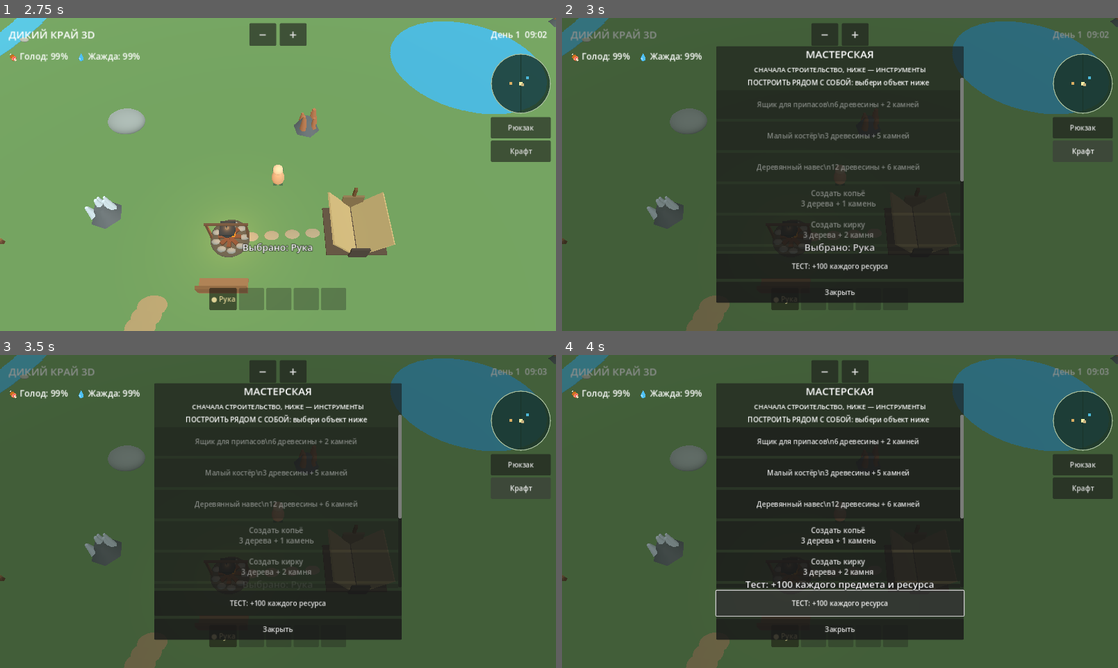
Above: before the commit, frames 1-4 (two rows, left to right).
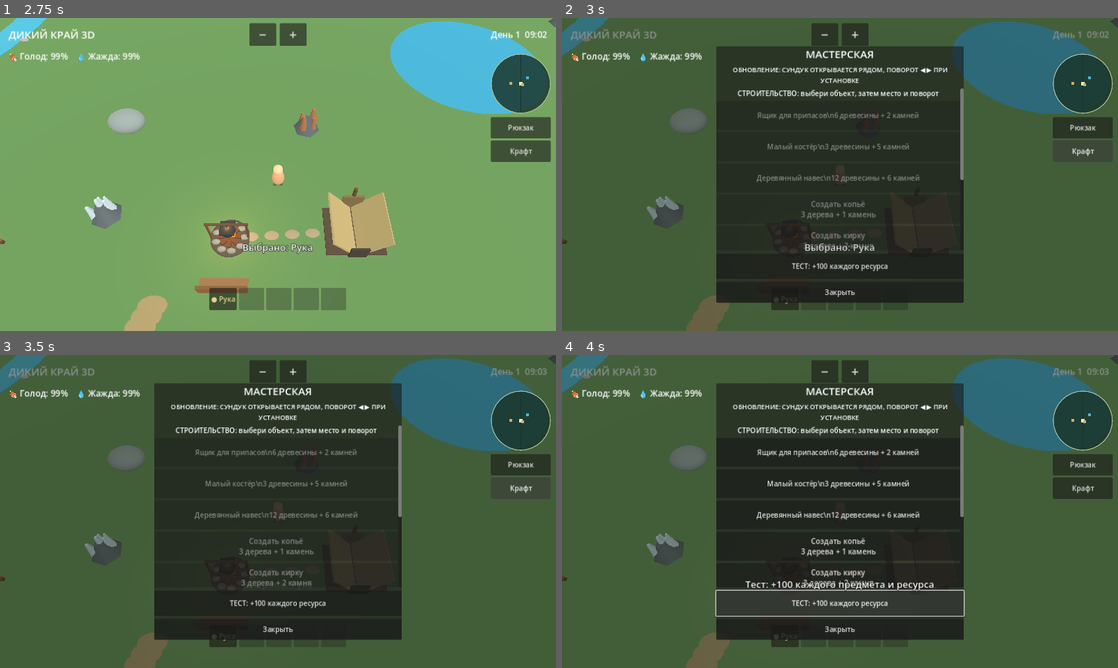
Above: after the commit, the same moments.

Repository: hjz2tz7cgv-ctrl/DikiyKrayGodot
Game: Godot game, scene res://scenes/main.tscn
Two runs of this game, one before a commit and one after it. Both use one fixed random seed, a clock stepped at 60 frames per second and the inputs below.
Inputs:
- Up to frame 1 (2.75 s): click "● Рука" at 0.5 s; click "Рюкзак" at 1.25 s; click "Закрыть" at 2 s
- Up to frame 2 (3 s): click "Крафт" at 2.75 s
- Up to frame 3 (3.5 s): no input
- Up to frame 4 (4 s): click "ТЕСТ: +100 каждого ресурса" at 3.5 s

Frame 1 is identical in both runs. In frame 2, 3.5% of the frame differs, in the area x 30-73%, y 15-74%; in frame 3, 3.6%; in frame 4, 4.2%, in the area x 30-73%, y 15-75%.

Commit message:
Add files via upload

Diff:
--- a/scripts/main.gd
+++ b/scripts/main.gd
@@ -1141,7 +1141,7 @@
     craft_title.add_theme_font_size_override("font_size", 24)
     craft_layout.add_child(craft_title)
     var craft_description := Label.new()
-    craft_description.text = "СНАЧАЛА СТРОИТЕЛЬСТВО, НИЖЕ — ИНСТРУМЕНТЫ"
+    craft_description.text = "ОБНОВЛЕНИЕ: СУНДУК ОТКРЫВАЕТСЯ РЯДОМ, ПОВОРОТ ◀ ▶ ПРИ УСТАНОВКЕ"
     craft_description.horizontal_alignment = HORIZONTAL_ALIGNMENT_CENTER
     craft_description.autowrap_mode = TextServer.AUTOWRAP_WORD_SMART
     craft_description.add_theme_font_size_override("font_size", 15)
@@ -1162,7 +1162,7 @@
     craft_recipe_button = Button.new()
     craft_recipe_button.pressed.connect(_craft_spear)
     var build_heading := Label.new()
-    build_heading.text = "ПОСТРОИТЬ РЯДОМ С СОБОЙ: выбери объект ниже"
+    build_heading.text = "СТРОИТЕЛЬСТВО: выбери объект, затем место и поворот"
     build_heading.horizontal_alignment = HORIZONTAL_ALIGNMENT_CENTER
     build_heading.autowrap_mode = TextServer.AUTOWRAP_WORD_SMART
     craft_col.add_child(build_heading)
@@ -1490,9 +1490,10 @@
     controls.set_anchors_preset(Control.PRESET_CENTER_TOP)
     controls.offset_left = -205.0
     controls.offset_right = 205.0
-    controls.offset_top = 80.0
-    controls.offset_bottom = 232.0
+    controls.offset_top = 85.0
+    controls.offset_bottom = 250.0
     root.add_child(controls)
+    controls.mouse_filter = Control.MOUSE_FILTER_PASS
     build_tip = Label.new()
     build_tip.horizontal_alignment = HORIZONTAL_ALIGNMENT_CENTER
     build_tip.autowrap_mode = TextServer.AUTOWRAP_WORD_SMART
@@ -1516,13 +1517,13 @@
     rotate_actions.alignment = BoxContainer.ALIGNMENT_CENTER
     controls.add_child(rotate_actions)
     var rotate_left := Button.new()
-    rotate_left.text = "↶ ВЛЕВО"
+    rotate_left.text = "◀ ПОВЕРНУТЬ"
     rotate_left.custom_minimum_size = Vector2(145, 48)
     rotate_left.focus_mode = Control.FOCUS_NONE
     rotate_left.pressed.connect(_rotate_build.bind(-1))
     rotate_actions.add_child(rotate_left)
     var rotate_right := Button.new()
-    rotate_right.text = "ВПРАВО ↷"
+    rotate_right.text = "ПОВЕРНУТЬ ▶"
     rotate_right.custom_minimum_size = Vector2(145, 48)
     rotate_right.focus_mode = Control.FOCUS_NONE
     rotate_right.pressed.connect(_rotate_build.bind(1))
@@ -1533,7 +1534,7 @@
 func _rotate_build(direction: int) -> void:
     if selected_build_kind.is_empty():
         return
-    build_rotation_target += float(direction) * PI / 4.0
+    build_rotation_target = wrapf(build_rotation_target + float(direction) * PI / 4.0, 0.0, TAU)
     if build_tip != null:
         build_tip.text = "Поворот: %d° — выбери место и нажми ПОСТРОИТЬ" % posmod(int(round(rad_to_deg(build_rotation_target))), 360)
 
@@ -1558,9 +1559,11 @@
     if modal_shield != null:
         modal_shield.visible = false
     var controls: Control = build_confirm_button.get_meta("placement_controls")
+    # На мобильном HUD панель строительства должна быть поверх остальных кнопок.
+    controls.get_parent().move_child(controls, -1)
     controls.visible = true
     build_confirm_button.disabled = true
-    build_tip.text = "Нажми на свободную землю, затем ПОСТРОИТЬ"
+    build_tip.text = "Веди пальцем по земле. ◀ ▶ поворачивают на 45°"
     build_preview = Node3D.new()
     build_preview_has_target = false
     add_child(build_preview)
